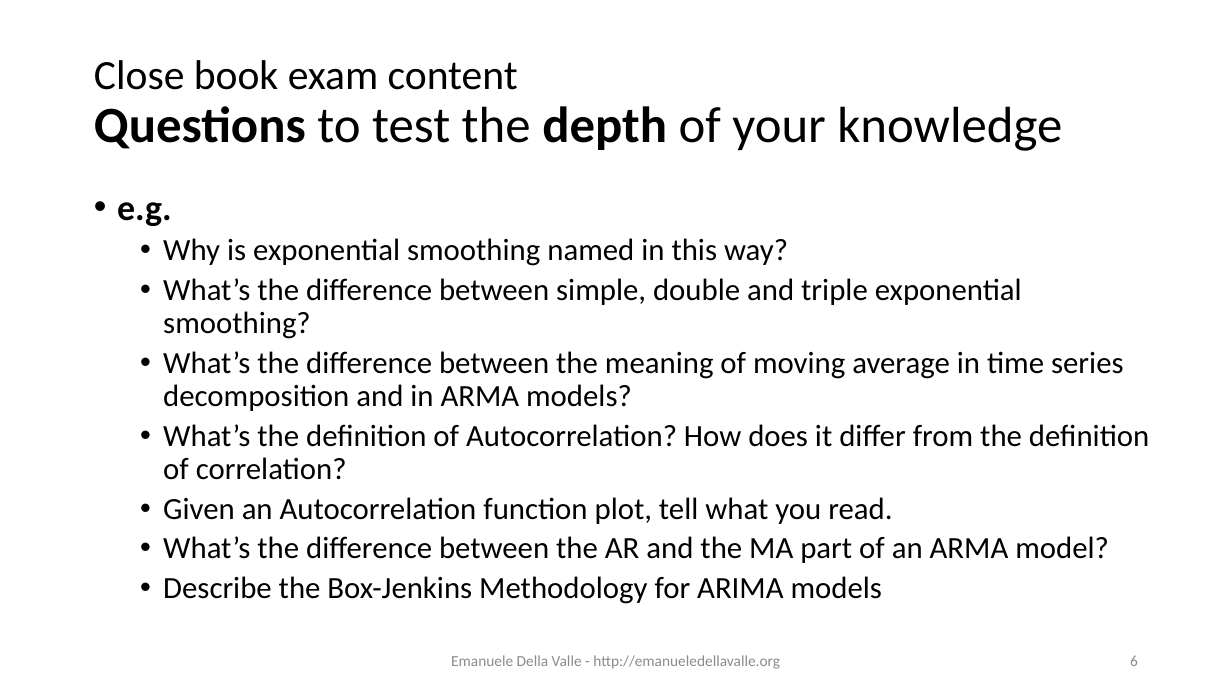
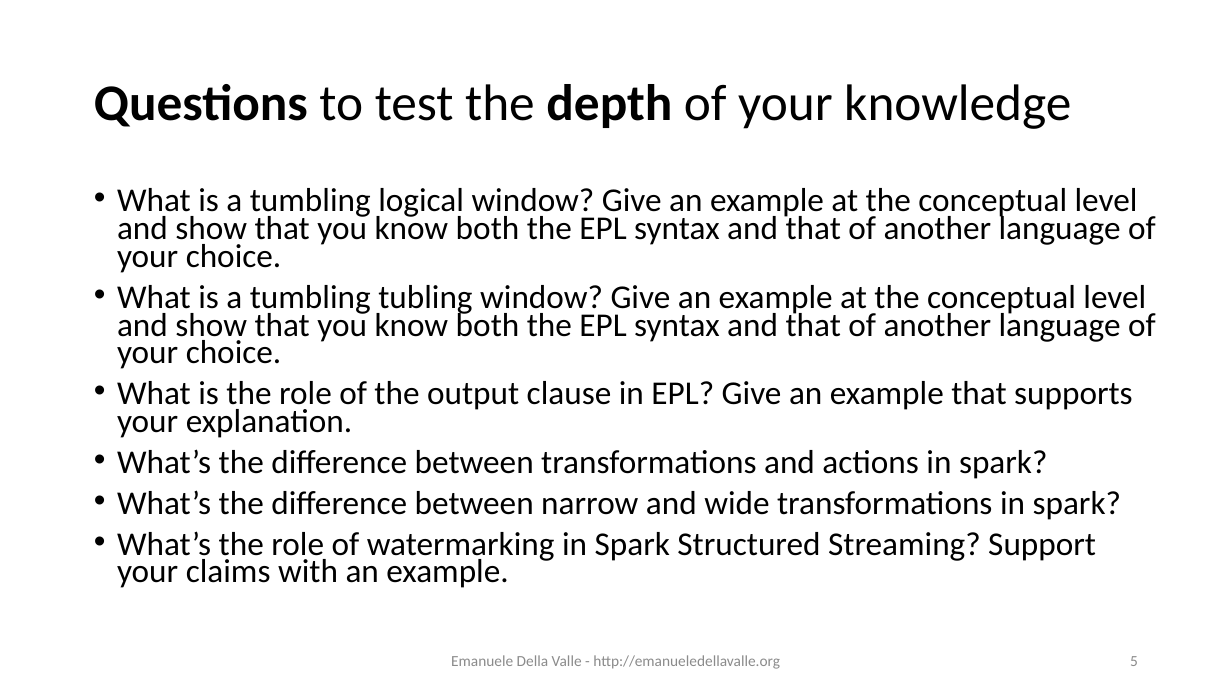
Before and after one commit to eugeniovaretti/streaming-data-analytics, a slide deck: slide 5 of lectures/07_SDE_exam-preview/07_Streaming-Data-Engineering_exam-preview.pptx (slide 6 before the commit). Drawn at 1232x693 pixels with LibreOffice and Linux fonts; fonts in the diff are those of the drawing. Boxes give left, top, right and bottom in pixels: in the first picture for what was removed or moved away, otherwise in the second. Text is boxed around its words. In the diff, an @@ line names an element or a change of style, - is before the commit and + after.

```diff
--- a/lectures/07_SDE_exam-preview/07_Streaming-Data-Engineering_exam-preview.pptx
+++ b/lectures/07_SDE_exam-preview/07_Streaming-Data-Engineering_exam-preview.pptx
@@ title at box(94, 84, 1071, 129): text changed; size 39.6 to 40 pt @@
-Close book exam content
-Questions to test the depth of your knowledge
+Questions to test the depth of your knowledge
@@ text at box(117, 188, 1156, 588): text changed; size 24 to 25.9 pt @@
-• e.g.
-  • Why is exponential smoothing named in this way?
-  • What’s the difference between simple, double and triple exponential smoothing?
-  • What’s the difference between the meaning of moving average in time series decomposition and in ARMA models?
-  • What’s the definition of Autocorrelation? How does it differ from the definition of correlation?
-  • Given an Autocorrelation function plot, tell what you read.
-  • What’s the difference between the AR and the MA part of an ARMA model?
-  • Describe the Box-Jenkins Methodology for ARIMA models
+• What is a tumbling logical window? Give an example at the conceptual level and show that you know both the EPL syntax and that of another language of your choice.
+• What is a tumbling tubling window? Give an example at the conceptual level and show that you know both the EPL syntax and that of another language of your choice.
+• What is the role of the output clause in EPL? Give an example that supports your explanation.
+• What’s the difference between transformations and actions in spark?
+• What’s the difference between narrow and wide transformations in spark?
+• What’s the role of watermarking in Spark Structured Streaming? Support your claims with an example.
@@ page number at box(1130, 656, 1138, 666): text changed @@
-6
+5
```
Also in this commit, not shown: 7 other slides changed, 1 slide removed, 1 other file.
